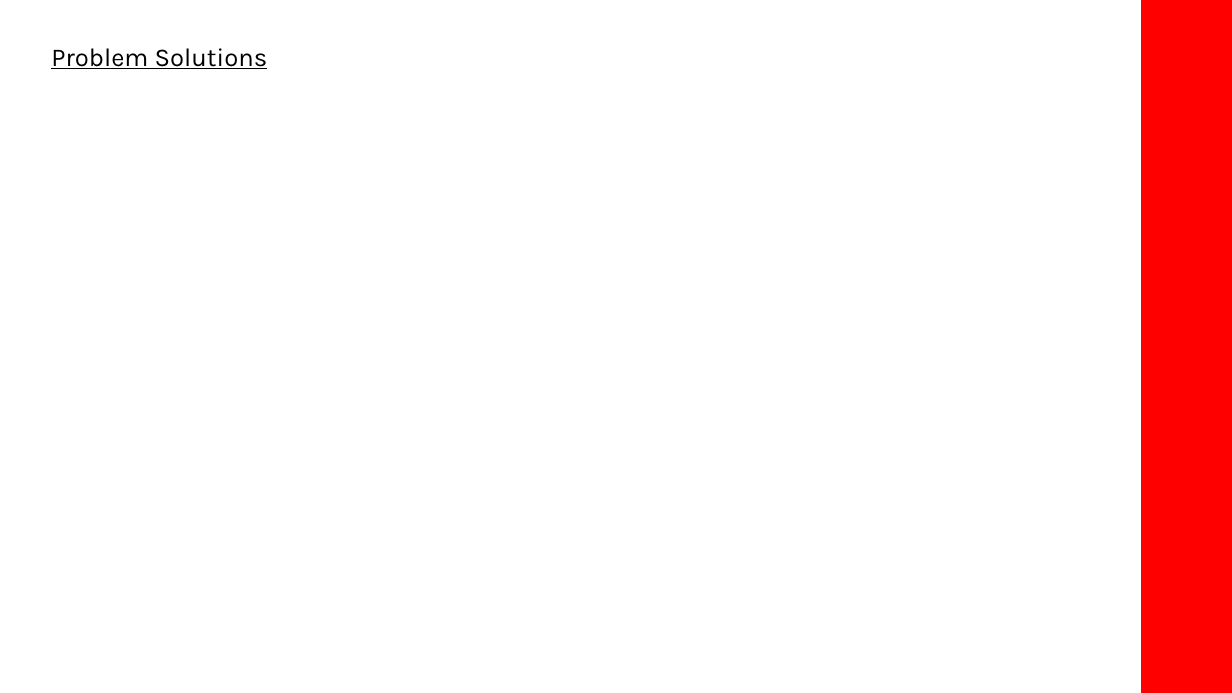
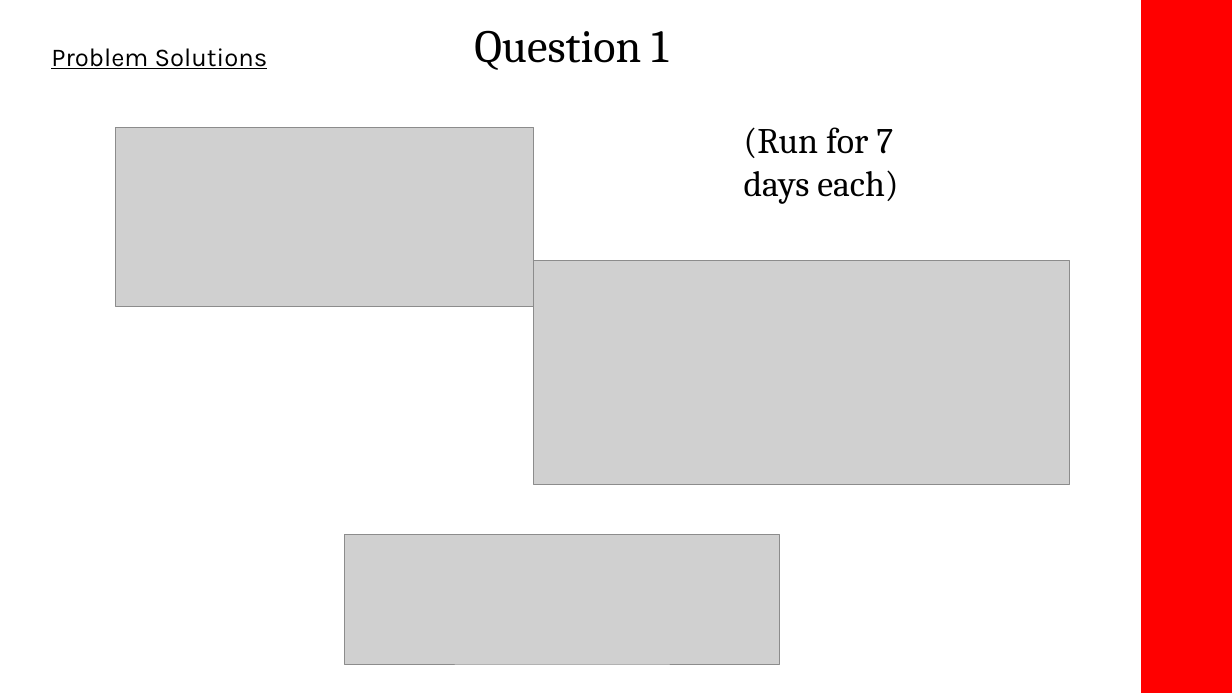
Before and after one commit to adn17/CS1538-Final-Project-Giant-Eagle, a slide deck: slide 10 of 1538_Powerpoint.pptx. Drawn at 1232x693 pixels with LibreOffice and Linux fonts; fonts in the diff are those of the drawing; grey boxes stand for pictures. Boxes give left, top, right and bottom in pixels: in the first picture for what was removed or moved away, otherwise in the second. Text is boxed around its words. In the diff, an @@ line names an element or a change of style, - is before the commit and + after.

```diff
--- a/1538_Powerpoint.pptx
+++ b/1538_Powerpoint.pptx
@@ text added at [474, 30, 668, 70], 36 pt, text #000000 @@
+Question 1
@@ picture added at [116, 128, 534, 306] @@
@@ text added at [744, 127, 898, 204], 28 pt, text #000000 @@
+(Run for 7 days each)
@@ picture added at [534, 261, 1070, 485] @@
@@ picture added at [345, 535, 780, 665] @@
```
Also in this commit, not shown: 2 other slides changed, 2 slides added, 13 other files.
